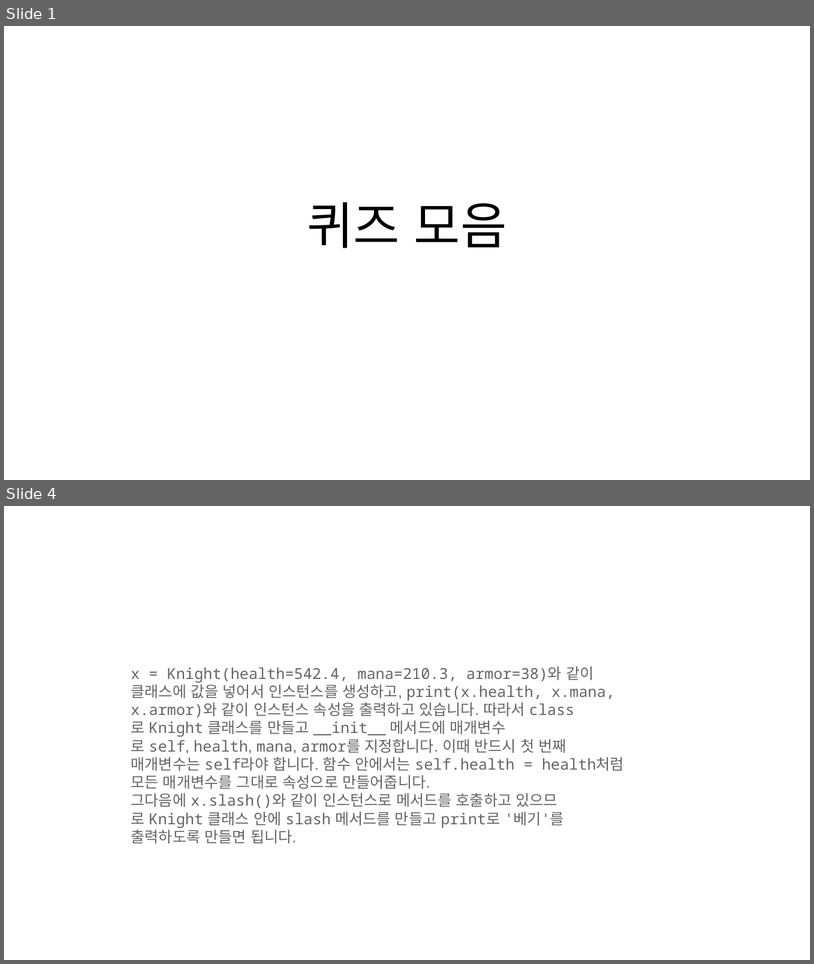
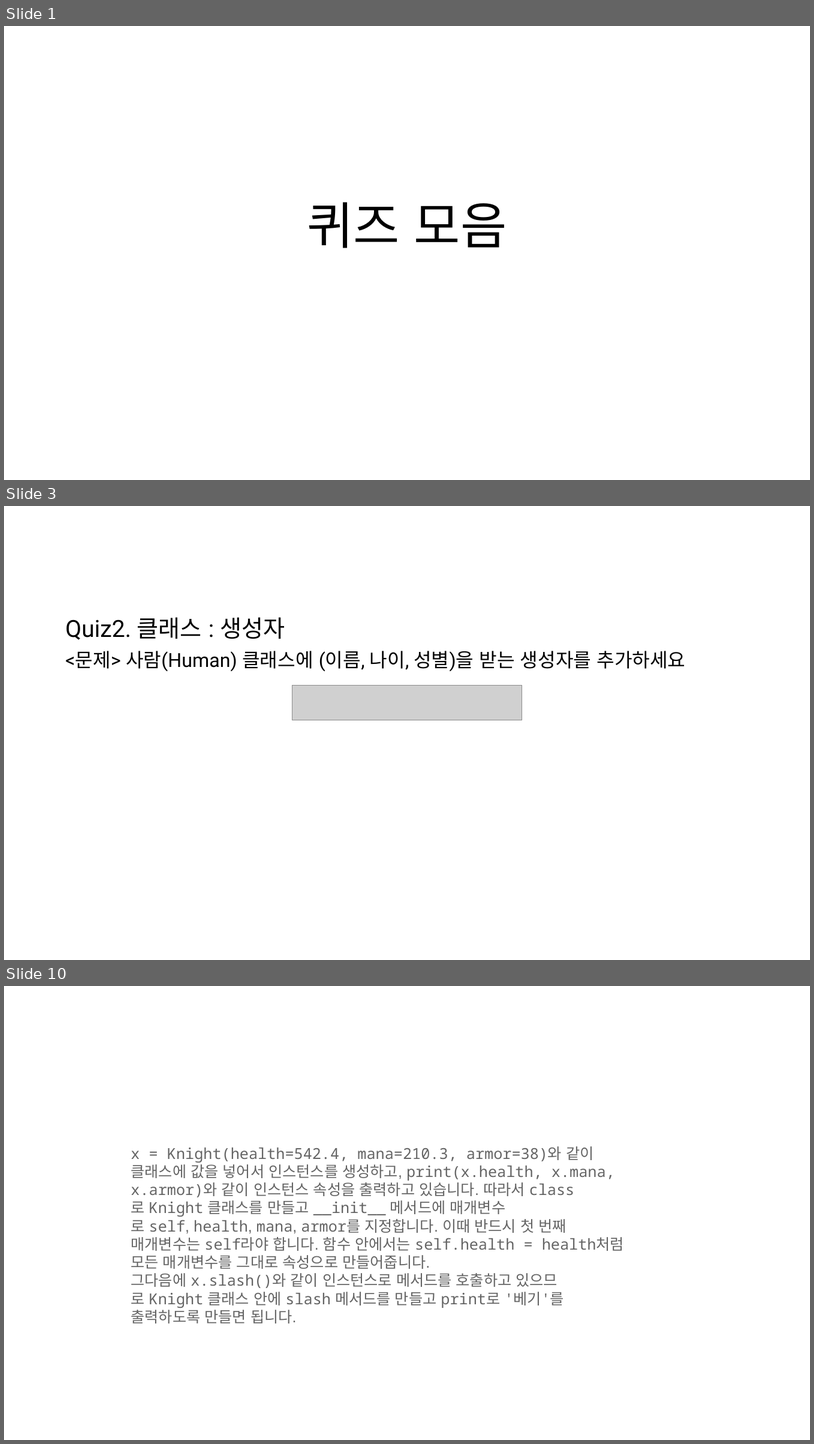
Before and after one commit to HongB1/2022-KHU-Bioinformatics-lab, a slide deck: Quiz.pptx. Shown one above the other, each under a label of ours: slides 1 and 4 before the commit, slides 1, 3 and 10 after it; the slides between them are not shown. The pictures are 814x964 and 814x1444 pixels, drawn with LibreOffice and Linux fonts; fonts in the diff are those of the drawing; grey boxes stand for pictures. Boxes give left, top, right and bottom in pixels: in the first picture for what was removed or moved away, otherwise in the second. Text is boxed around its words. In the diff, an @@ line names an element or a change of style, - is before the commit and + after.

```diff
--- a/Quiz.pptx
+++ b/Quiz.pptx
@@ slide 3 added at [4, 506, 810, 960], background #FFFFFF @@
@@ text added at [65, 617, 686, 671], 23 pt, text #000000 @@
+Quiz2. 클래스 : 생성자
+<문제> 사람(Human) 클래스에 (이름, 나이, 성별)을 받는 생성자를 추가하세요
@@ picture added at [292, 685, 522, 720] @@
@@ what was slide 4 is now slide 10 @@
```
Also in this commit, not shown: 2 slides changed, 5 other slides added, 8 other files.
